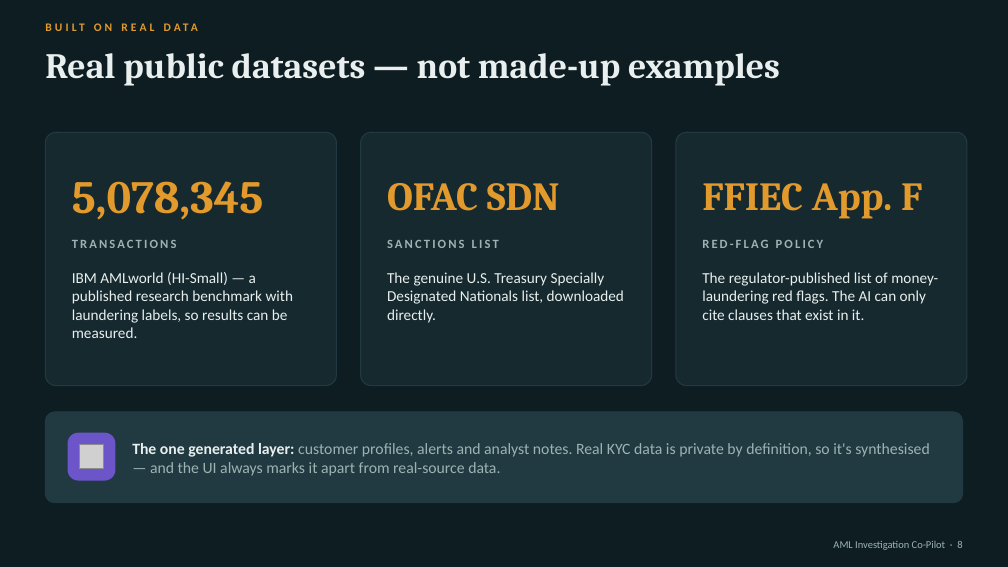
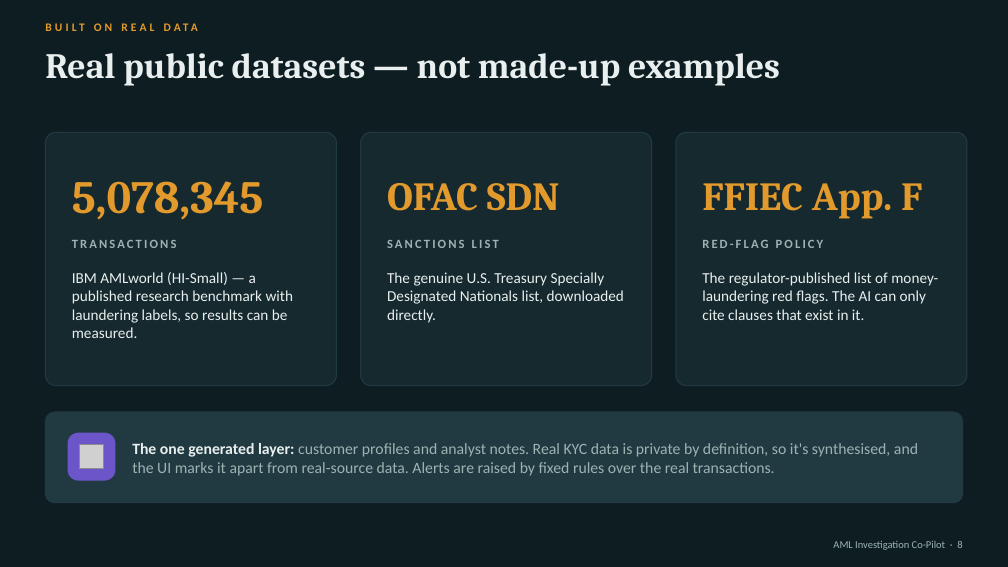
Before and after one commit to Ajoshith/AML-copilot, a slide deck: slide 8 of OneDrive/Desktop/cloud_reboot_projects/aml-copilot/docs/AML_CoPilot_Demo.pptx. Drawn at 1008x567 pixels with LibreOffice and Linux fonts; fonts in the diff are those of the drawing; grey boxes stand for pictures. Boxes give left, top, right and bottom in pixels: in the first picture for what was removed or moved away, otherwise in the second. Text is boxed around its words. In the diff, an @@ line names an element or a change of style, - is before the commit and + after.

```diff
--- a/OneDrive/Desktop/cloud_reboot_projects/aml-copilot/docs/AML_CoPilot_Demo.pptx
+++ b/OneDrive/Desktop/cloud_reboot_projects/aml-copilot/docs/AML_CoPilot_Demo.pptx
@@ text at [132, 443, 918, 476]: text changed @@
-The one generated layer: customer profiles, alerts and analyst notes. Real KYC data is private by definition, so it's synthesised — and the UI always marks it apart from real-source data.
+The one generated layer: customer profiles and analyst notes. Real KYC data is private by definition, so it's synthesised, and the UI marks it apart from real-source data. Alerts are raised by fixed rules over the real transactions.
```
Also in this commit, not shown: 2 other slides changed, 40 other files.
